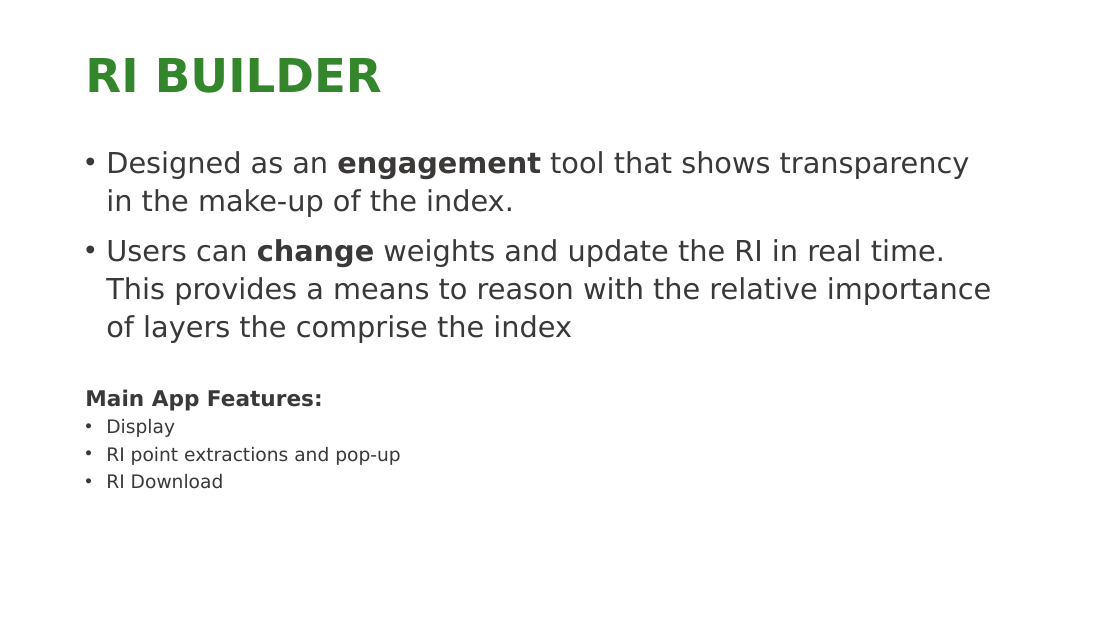
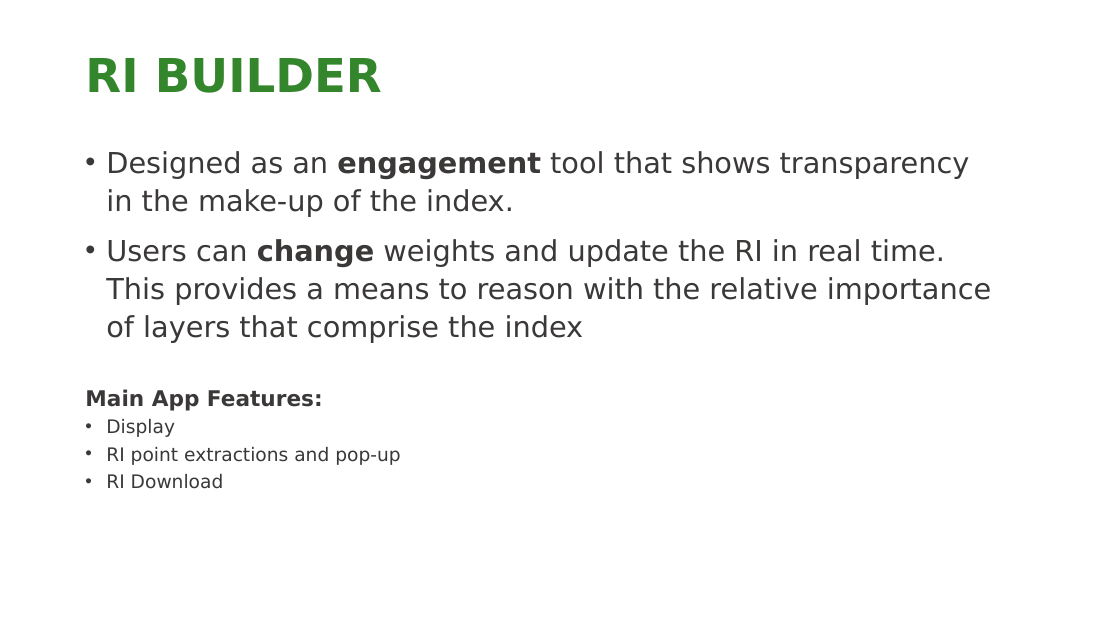
Before and after one commit to NCC-CNC/RI-proto, a slide deck: slide 7 of www/RI_GUIDE.pptx. Drawn at 1120x630 pixels with LibreOffice and Linux fonts; fonts in the diff are those of the drawing; background and template pictures are left out. Boxes give left, top, right and bottom in pixels: in the first picture for what was removed or moved away, otherwise in the second. Text is boxed around its words. In the diff, an @@ line names an element or a change of style, - is before the commit and + after.

```diff
--- a/www/RI_GUIDE.pptx
+++ b/www/RI_GUIDE.pptx
@@ text at <box>106,239,991,342</box>: text changed @@
-• Users can change weights and update the RI in real time. This provides a means to reason with the relative importance of layers the comprise the index
+• Users can change weights and update the RI in real time. This provides a means to reason with the relative importance of layers that comprise the index
```
Also in this commit, not shown: 5 other slides changed, 3 other files.
